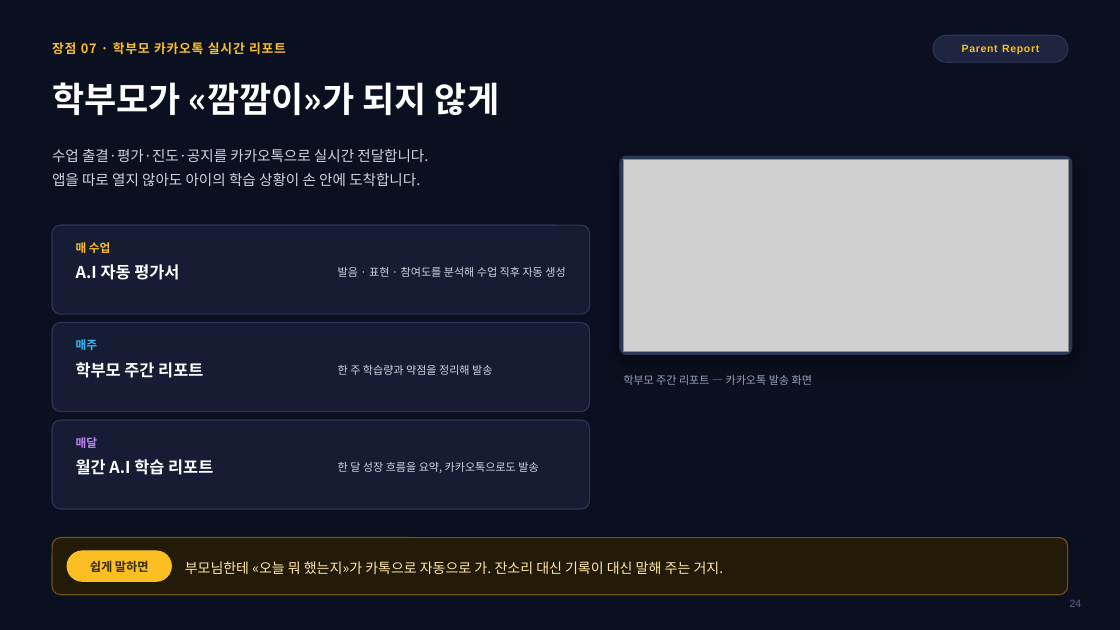
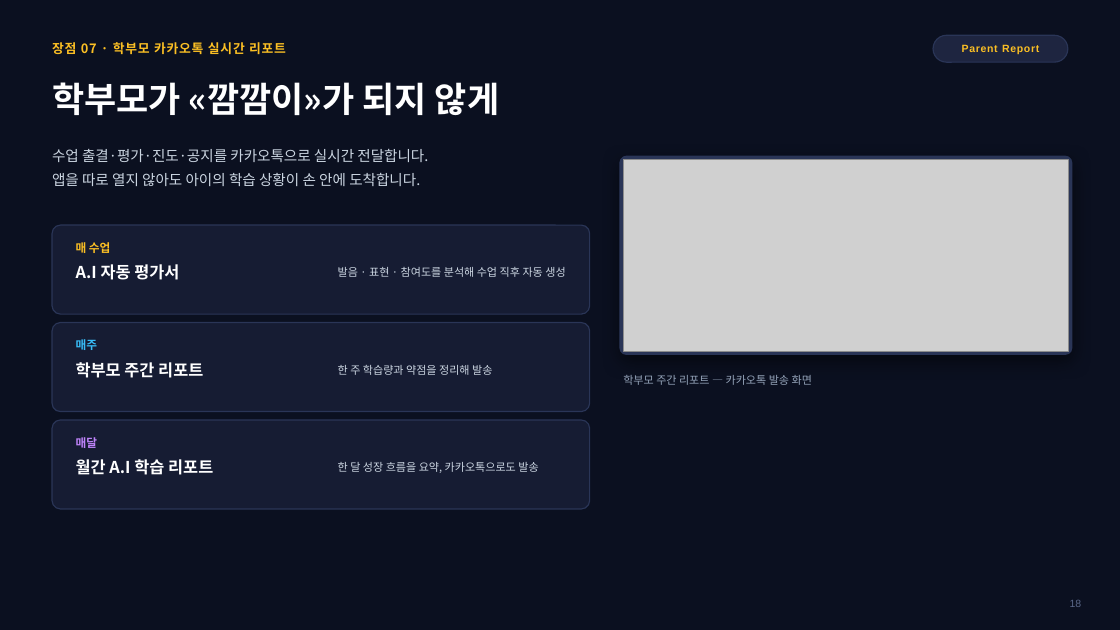
Before and after one commit to navy111p-sudo/mangoiweb, a slide deck: slide 18 of docs/MANGO_AI_안내_통합본_2026-08-17.pptx (slide 24 before the commit). Drawn at 1120x630 pixels with LibreOffice and Linux fonts; fonts in the diff are those of the drawing; grey boxes stand for pictures; background and template pictures are left out. Boxes give left, top, right and bottom in pixels: in the first picture for what was removed or moved away, otherwise in the second. Text is boxed around its words. In the diff, an @@ line names an element or a change of style, - is before the commit and + after.

```diff
--- a/docs/MANGO_AI_안내_통합본_2026-08-17.pptx
+++ b/docs/MANGO_AI_안내_통합본_2026-08-17.pptx
@@ rounded rectangle removed at (52, 538, 1068, 595) @@
@@ rounded rectangle removed at (67, 551, 171, 581) @@
@@ text removed at (90, 560, 149, 572) @@
-쉽게 말하면
@@ text removed at (185, 561, 724, 574) @@
-부모님한테 «오늘 뭐 했는지»가 카톡으로 자동으로 가. 잔소리 대신 기록이 대신 말해 주는 거지.
@@ text at (1070, 600, 1082, 607): text changed @@
-24
+18
```
Also in this commit, not shown: 34 other slides changed, 6 slides removed.
